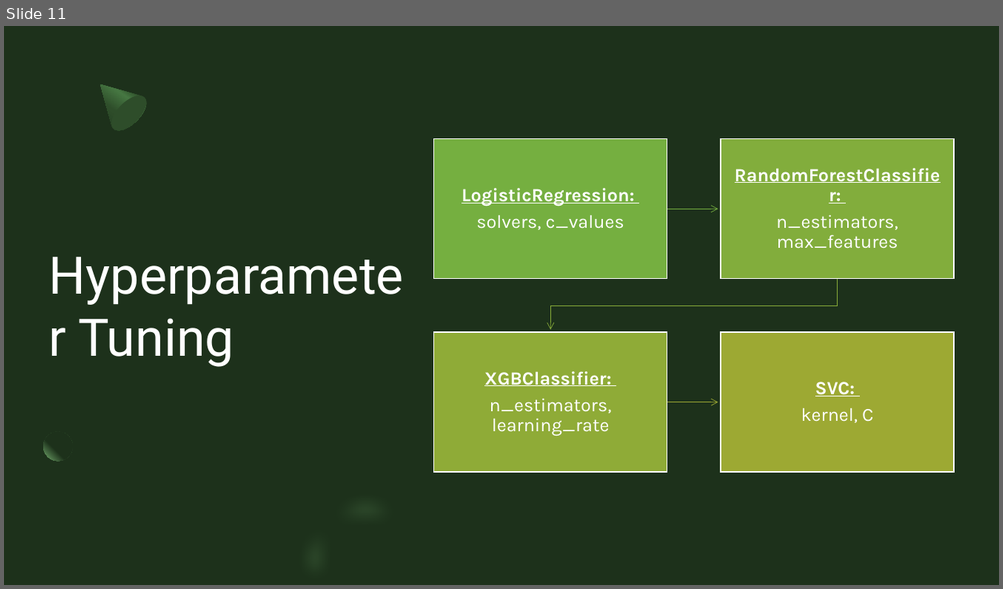
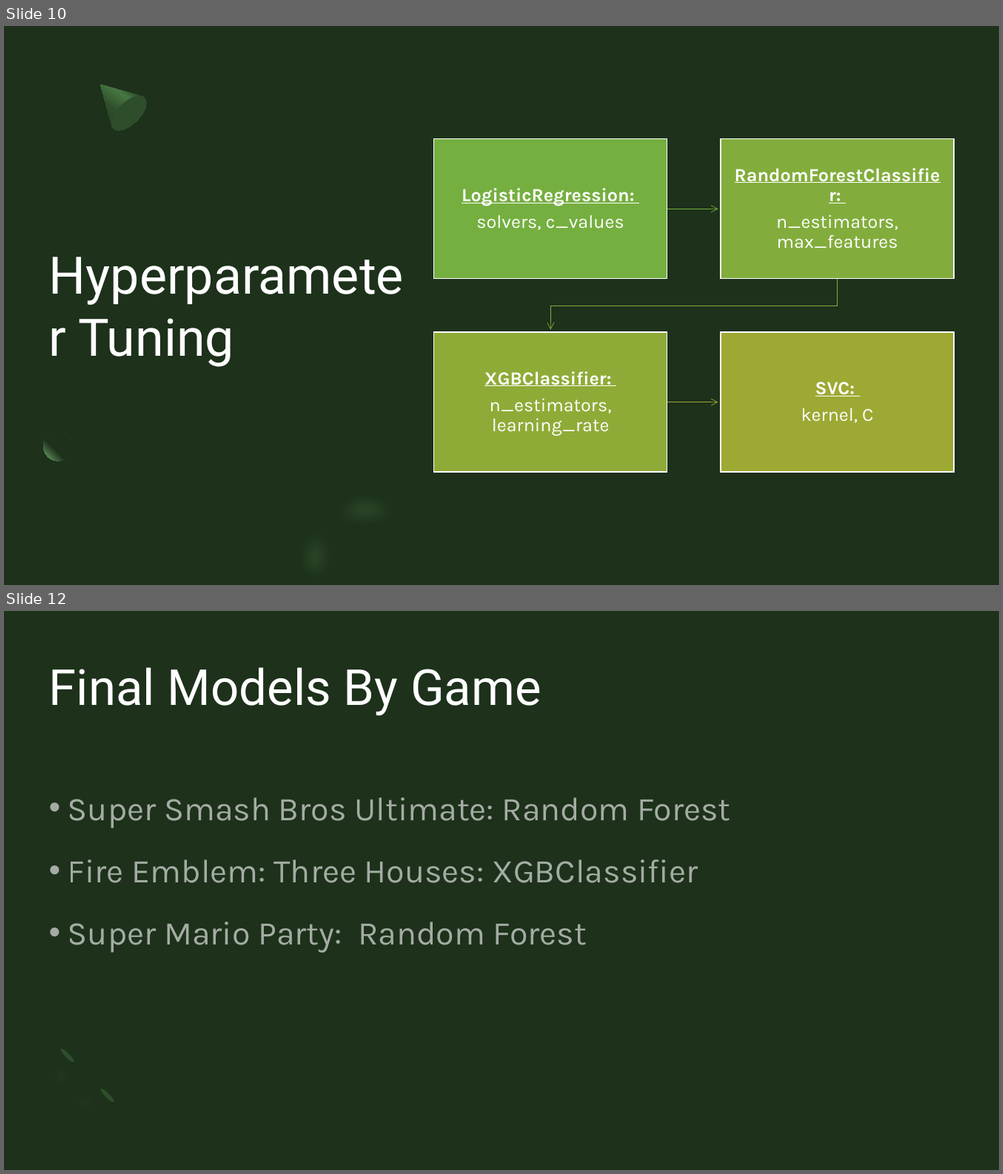
Before and after one commit to CroissantAhhh/NintendoTweets, a slide deck: Documents/Capstone3/NintendoTweetsSlideDeck.pptx. Shown one above the other, each under a label of ours: slide 11 before the commit, slides 10 and 12 after it; the slides between them are not shown. The pictures are 1003x589 and 1003x1174 pixels, drawn with LibreOffice and Linux fonts; fonts in the diff are those of the drawing. Boxes give left, top, right and bottom in pixels: in the first picture for what was removed or moved away, otherwise in the second. Text is boxed around its words. In the diff, an @@ line names an element or a change of style, - is before the commit and + after.

```diff
--- a/Documents/Capstone3/NintendoTweetsSlideDeck.pptx
+++ b/Documents/Capstone3/NintendoTweetsSlideDeck.pptx
@@ slide 12 added at box(4, 611, 999, 1170), background #1D311B @@
@@ title added at box(49, 667, 541, 716), 48 pt, text #FFFFFF @@
+Final Models By Game
@@ text added at box(68, 797, 731, 953), 32 pt, text #FFFFFF at 60% opacity @@
+• Super Smash Bros Ultimate: Random Forest
+• Fire Emblem: Three Houses: XGBClassifier
+• Super Mario Party: Random Forest
@@ freeform shape added at box(34, 1045, 117, 1129), fill #79B273 at 20% opacity @@
@@ ellipse added at box(59, 1048, 76, 1064), fill #2E4D2A @@
@@ ellipse added at box(99, 1088, 116, 1105), fill #2E4D2A @@
@@ what was slide 11 is now slide 10 @@
```
Also in this commit, not shown: 1 slide changed, 4 other slides added, 3 slides removed, 1 other file.
